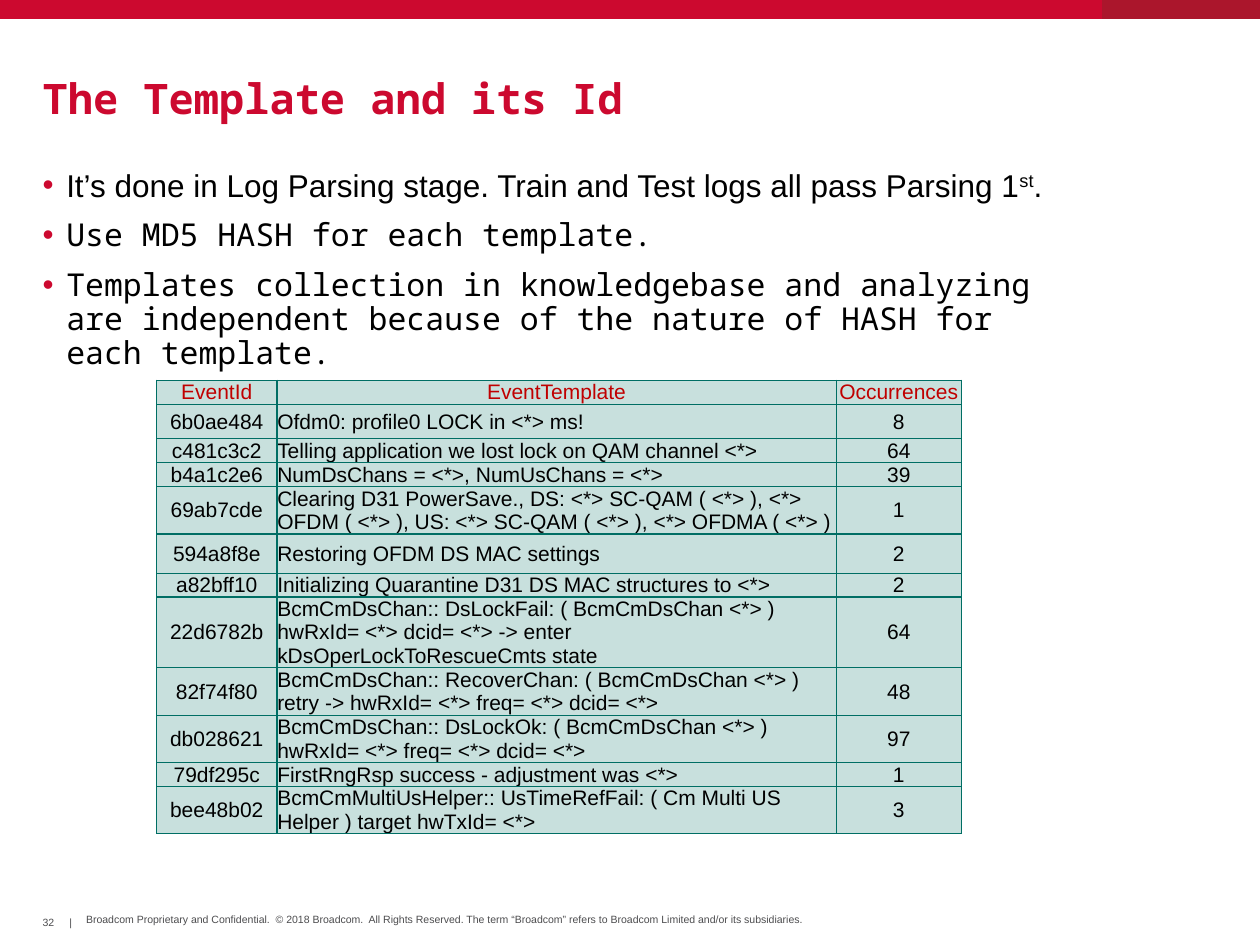
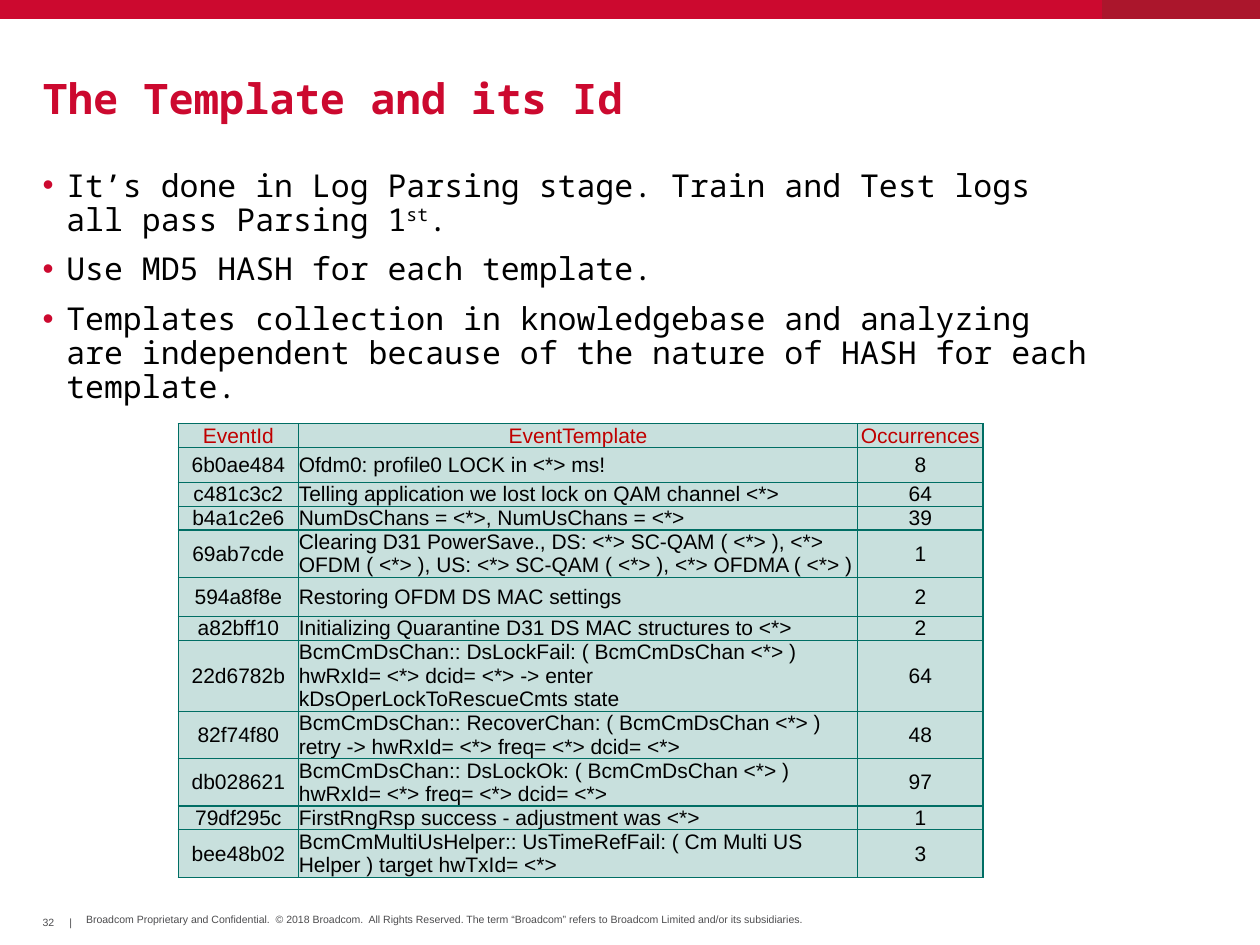
Before and after one commit to hayhan/loganalyzer, a slide deck: slide 32 of papers/LogAnalyzerIntro.pptx. Drawn at 1260x945 pixels with LibreOffice and Linux fonts; fonts in the diff are those of the drawing; background and template pictures are left out. Boxes give left, top, right and bottom in pixels: in the first picture for what was removed or moved away, otherwise in the second. Text is boxed around its words. In the diff, an @@ line names an element or a change of style, - is before the commit and + after.

```diff
--- a/papers/LogAnalyzerIntro.pptx
+++ b/papers/LogAnalyzerIntro.pptx
@@ text at <box>66,173,1031,239</box>: font Arial to Noto Sans Mono in "It’s done in Log Parsing stage. Train ..." @@
@@ table: place and size @@
-table at <box>156,381,961,861</box>
+table at <box>178,423,983,903</box>
```
Also in this commit, not shown: 7 other slides changed, 3 other files.
